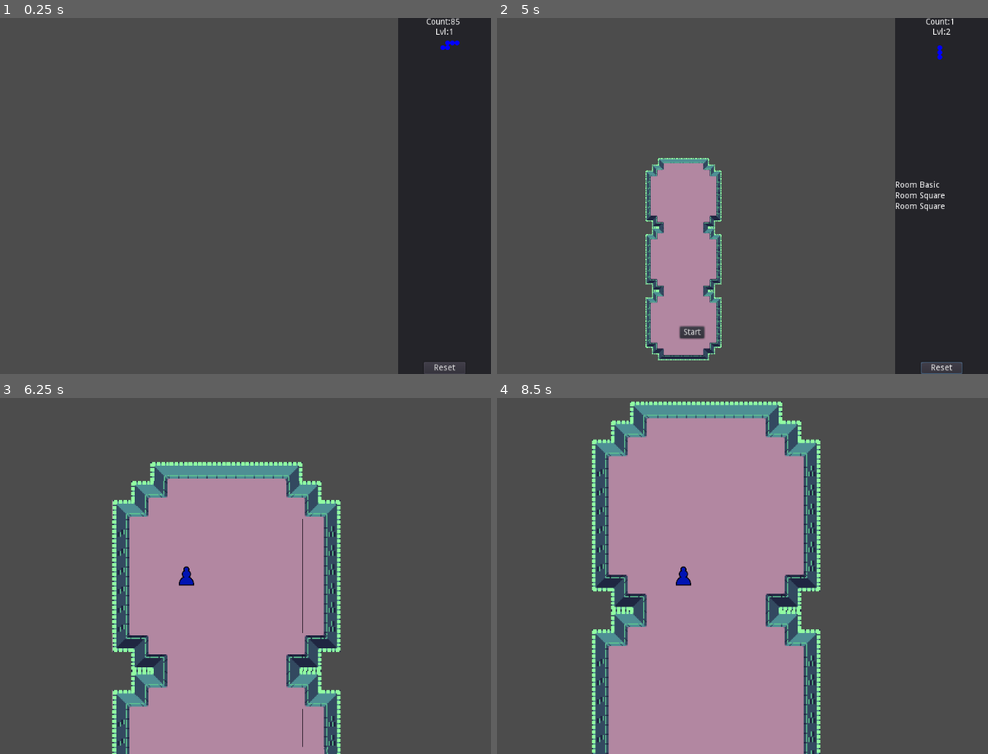
Above: before the commit, frames 1-4 (two rows, left to right).
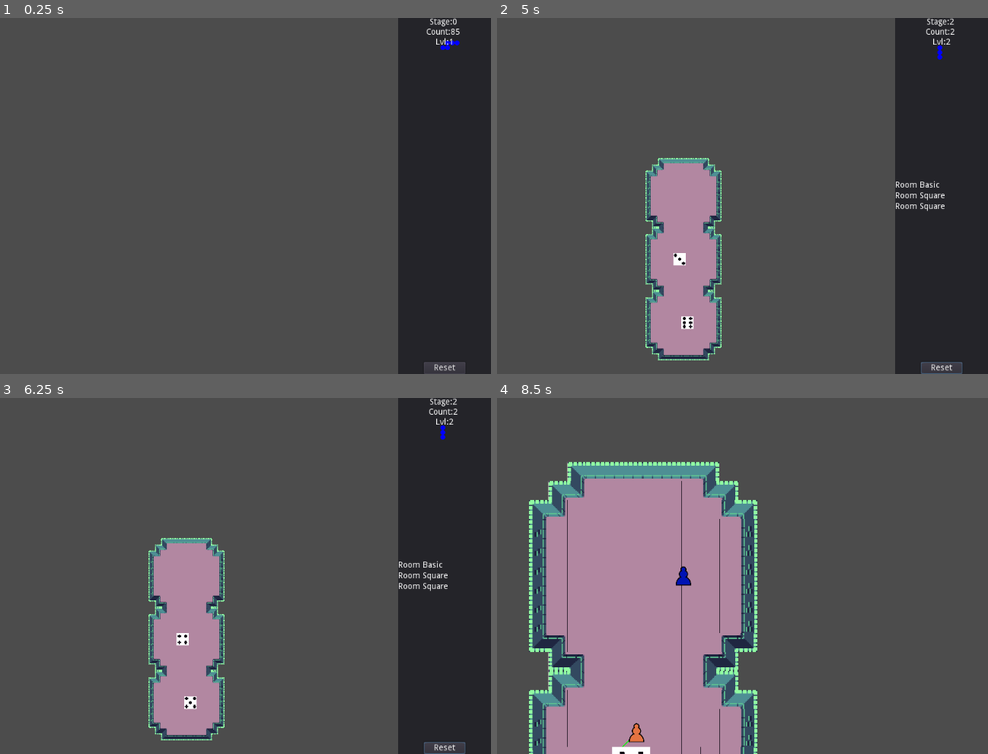
Above: after the commit, the same moments.

Repository: technofromage/chances_dungeon
Game: Godot game, scene res://Scenes/DungeonMap.tscn
Same seed, same stepped clock (60 frames per second), same inputs: the game is played once before the commit and once after it. This scene is started directly instead of the project's main scene.
Inputs (mouse positions are in pixels of both pictures, inside the frame that each line leads up to):
- Up to frame 1 (0.25 s): no input
- Up to frame 2 (5 s): tap Enter at 0.5 s; move the mouse to (816, 178) at 0.52 s; hold D (game_right) 0.53-1.25 s; hold Space (game_attack) 0.53-1.25 s; click (816, 178) at 0.67 s; click "Reset" at 1.25 s; move the mouse to (560, 213) at 2.02 s; hold S (game_down) 2.03-2.78 s; move the mouse to (742, 117) at 2.77 s; hold D (game_right) 2.78-3.53 s; move the mouse to (654, 267) at 3.52 s; hold W (game_up) 3.53-4.28 s; click (654, 267) at 3.67 s; move the mouse to (865, 249) at 4.27 s; hold A (game_left) from 4.28 s (still down)
- Up to frame 3 (6.25 s): release A (game_left) at 5 s; click (196, 711) at 5 s, where only the run before the commit has a clickable "Start"; move the mouse to (4, 522) at 5.77 s; hold A (game_left) from 5.78 s (still down)
- Up to frame 4 (8.5 s): move the mouse to (713, 576) at 6.52 s; release A (game_left) at 6.53 s; hold S (game_down) 6.53-7.25 s; click (713, 576) at 6.67 s; click (693, 711) at 7.25 s, where only the run after the commit has a clickable "Start"; tap Space (game_attack) at 8, 8.1 s; move the mouse to (590, 487) at 8.02 s; hold D (game_right) from 8.03 s (still down)

The runs differ from the first frame. In frame 1, 0.2% of the frame differs, in the area x 86-94%, y 0-8%; in frame 2, 0.5%; in frame 3, 49%, in the area x 22-100%, y 0-100%; in frame 4, 36%.

Commit message:
made map place enimies (its not perfect)

Diff:
--- /dev/null
+++ b/Globals/Dice.gd
@@ -0,0 +1,20 @@
+extends Sprite
+
+var counter = 100
+var useLevel = false
+var value = -1
+
+func _process(_delta):
+	var tempValue
+	if counter>=0:
+		if useLevel:
+			tempValue = RNGMan.LevelRNG.randi()%6
+		else:
+			tempValue = RNGMan.ActingRNG.randi()%6
+		region_rect = Rect2(0,16*tempValue,16,16)
+	if counter == 0:
+		value = tempValue
+		print("die:",value)
+	if counter <=-200:
+		queue_free()
+	counter -= 1
--- a/Globals/RNGManager.gd
+++ b/Globals/RNGManager.gd
@@ -3,7 +3,6 @@
 var LevelRNG = RandomNumberGenerator.new()
 var ActingRNG =  RandomNumberGenerator.new()#these are seperated so that level seeds can exist
 var spinningText = []
-
 
 func _process(_delta):
 	for textSpinner in spinningText:
@@ -14,3 +13,15 @@
 
 func spinText(textSpinner:SpinningLabel):
 	spinningText.append(textSpinner)
+
+func add_Dice(targetPos:Vector2, color:Color, isLevel:bool, scale:int)->Sprite:
+	var newDie:Sprite = Glob.summonObject("Dice", self)
+	newDie.position = targetPos + (Vector2(ActingRNG.randi()%7-3,ActingRNG.randi()%7-3)*scale*5)
+	if isLevel:
+		newDie.counter = 100+LevelRNG.randi()%10
+	else:
+		newDie.counter = 100+ActingRNG.randi()%10
+	newDie.modulate = color
+	newDie.scale = Vector2(scale,scale)
+	newDie.useLevel = isLevel
+	return newDie
--- a/Globals/SpawnableObjects.tscn
+++ b/Globals/SpawnableObjects.tscn
@@ -1,7 +1,10 @@
-[gd_scene load_steps=3 format=2]
+[gd_scene load_steps=6 format=2]
 
 [ext_resource path="res://Objects/Scripts/SpinningLabel.gd" type="Script" id=1]
 [ext_resource path="res://Objects/Mobs/Player.tscn" type="PackedScene" id=2]
+[ext_resource path="res://Sprites/dice.png" type="Texture" id=3]
+[ext_resource path="res://Globals/Dice.gd" type="Script" id=4]
+[ext_resource path="res://Objects/Mobs/Monster.tscn" type="PackedScene" id=5]
 
 [node name="SpawnableObjects" type="Node"]
 
@@ -16,3 +19,13 @@
 [node name="Player" parent="." instance=ExtResource( 2 )]
 
 [node name="DroppedWeapon" type="Sprite" parent="."]
+
+[node name="Dice" type="Sprite" parent="."]
+z_index = 1
+texture = ExtResource( 3 )
+region_enabled = true
+region_rect = Rect2( 0, 0, 16, 16 )
+script = ExtResource( 4 )
+
+[node name="Monster" parent="." instance=ExtResource( 5 )]
+position = Vector2( 0.735107, 0 )
--- a/Objects/Mobs/Monster.tscn
+++ b/Objects/Mobs/Monster.tscn
@@ -11,7 +11,7 @@
 [sub_resource type="SegmentShape2D" id=2]
 
 [sub_resource type="CircleShape2D" id=3]
-radius = 100.0
+radius = 110.0
 
 [node name="Monster" type="KinematicBody2D"]
 collision_layer = 4
@@ -19,7 +19,7 @@
 script = ExtResource( 1 )
 type = 1
 equipedWep = ExtResource( 3 )
-speed = 100
+speed = 120
 AI = ExtResource( 4 )
 
 [node name="Sprite" type="Sprite" parent="."]
--- a/Objects/Scripts/DungeonMaster.gd
+++ b/Objects/Scripts/DungeonMaster.gd
@@ -113,8 +113,19 @@
 			processStage+=1
 			counter = 0
 
+var DiceList = []
 func place_monsters():
-	processStage+=1
+	if counter==0:
+		DiceList = []
+		for i in range(1,len(path)):
+			DiceList.append(RNGMan.add_Dice(path[i]*5*64, Color.white,true,4))
+			counter += 1
+	for i in range(len(DiceList)):
+		if DiceList[i].value!=-1:
+			counter -=1
+			summon_monster(DiceList[i].value, path[i+1])
+	if counter<=0:
+		processStage+=1
 
 func place_loot():
 	processStage+=1
@@ -147,6 +158,11 @@
 	clone.position = pathPoint*5*64
 	clone.clip(neighborsArray)
 
+func summon_monster(value, pathPoint):
+	#TODO: implement different monsters
+	var clone = Glob.summonObject("Monster",get_node("../MobContainer"))
+	clone.position = (pathPoint*5*64)+Vector2(RNGMan.LevelRNG.randi()%31-15,RNGMan.LevelRNG.randi()%31-15)
+
 func get_neighbors_on_path(pathPoint):
 	var newArray = []
 	if path.has(pathPoint+Vector2(0,-1)):
--- a/Objects/Scripts/DungeonMenu.gd
+++ b/Objects/Scripts/DungeonMenu.gd
@@ -6,14 +6,14 @@
 
 const roomTypes = ["Room Basic", "Room Square"]
 
-const mainTextFormat = "Count:%s \nLvl:%s"
+const mainTextFormat = "Stage:%s \nCount:%s \nLvl:%s"
 
 func _ready():
 	DM = get_node(DMPath)
 
 func _process(_delta):
 	update()
-	var debugString = mainTextFormat % [String(DM.counter),String(DM.difficulty)]
+	var debugString = mainTextFormat % [String(DM.processStage),String(DM.counter),String(DM.difficulty)]
 	$MainText.text = debugString
 
 func clear_Text():
--- a/Resources/Base/BaseAI.gd
+++ b/Resources/Base/BaseAI.gd
@@ -24,6 +24,6 @@
 			Glob.mobType.MONSTER:
 				targetVelocity += directionToObject*distanceToObject*(-1)#move away from friend
 			Glob.mobType.PLAYER:
-				targetVelocity += directionToObject*(distanceToObject-90)#move towards enimy, but stay safe distance
+				targetVelocity += directionToObject*(distanceToObject-60)#move towards enimy, but stay safe distance
 	source.velocity = (targetVelocity.normalized()*0.2)+(prevDirection*0.8)
 	prevDirection = source.velocity
Binary file added: Sprites/dice.png
Not shown, added: Sprites/dice.png.import
